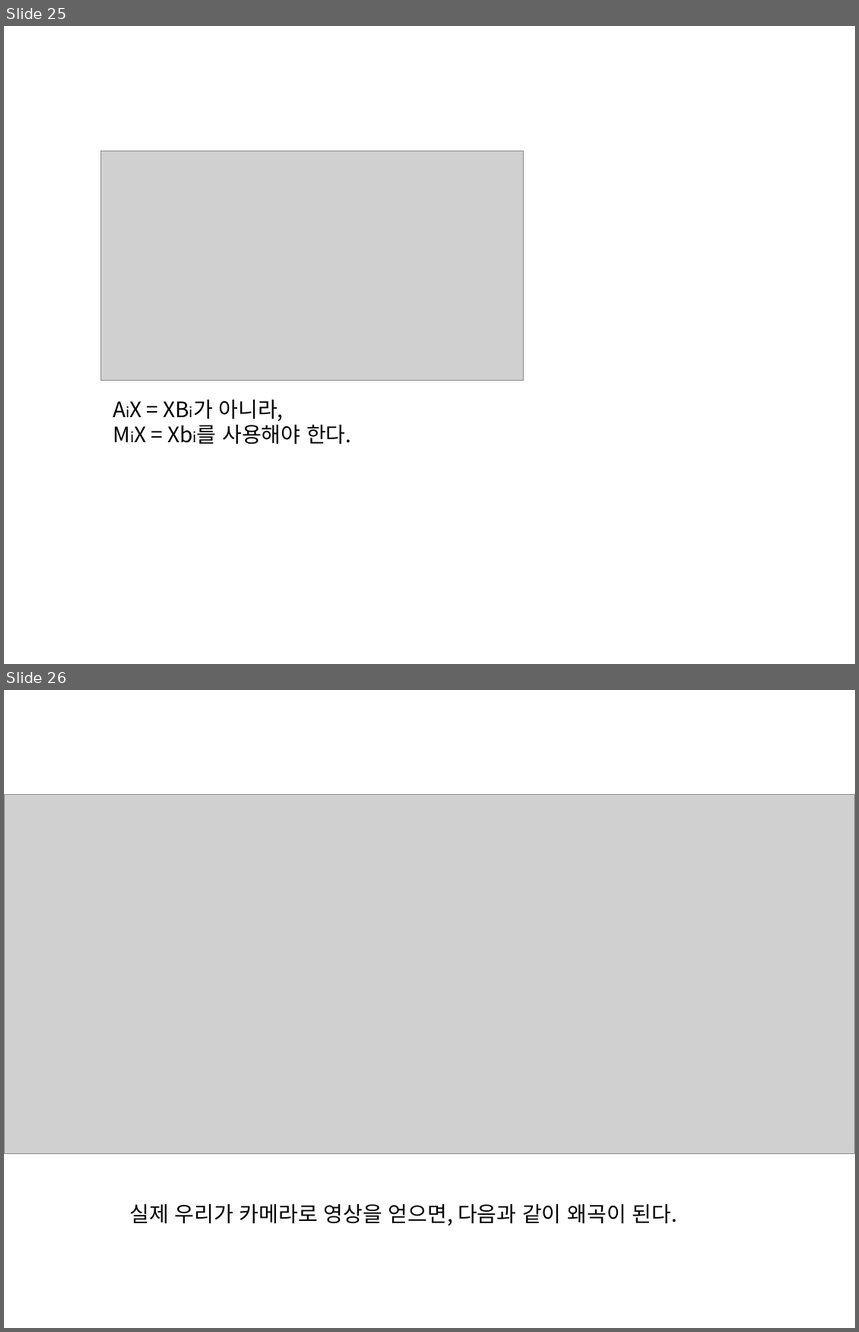
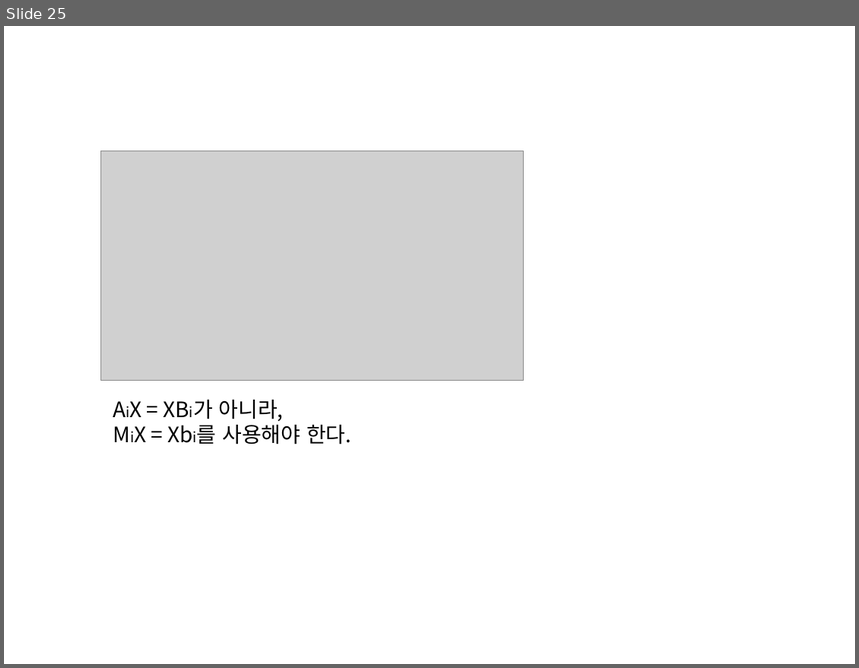
Before and after one commit to ssh6189/2020.11.20, a slide deck: 2020년 11월 20일 발표.pptx. Shown one above the other, each under a label of ours: slides 25 and 26 before the commit, slide 25 after it. The pictures are 859x1332 and 859x668 pixels, drawn with LibreOffice and Linux fonts; fonts in the diff are those of the drawing; grey boxes stand for pictures. Boxes give left, top, right and bottom in pixels: in the first picture for what was removed or moved away, otherwise in the second. Text is boxed around its words. In the diff, an @@ line names an element or a change of style, - is before the commit and + after.

```diff
--- a/2020년 11월 20일 발표.pptx
+++ b/2020년 11월 20일 발표.pptx
@@ slide 26 removed at <box>4,690,855,1328</box>, background #FFFFFF @@
@@ picture removed at <box>4,795,855,1155</box> @@
@@ text removed at <box>129,1205,677,1226</box> @@
-실제 우리가 카메라로 영상을 얻으면, 다음과 같이 왜곡이 된다.
```
Also in this commit, not shown: 1 slide changed, 3 other slides removed.
